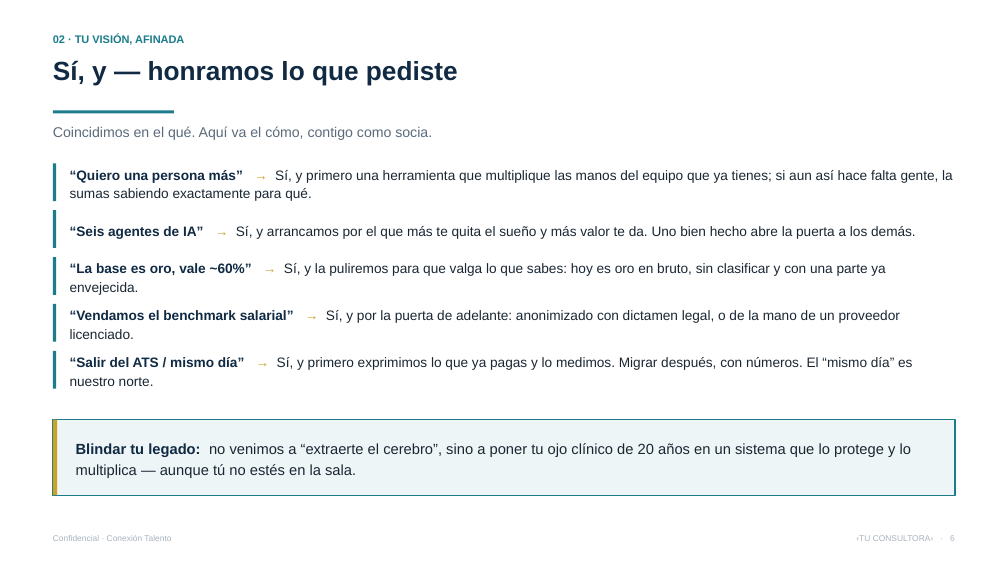
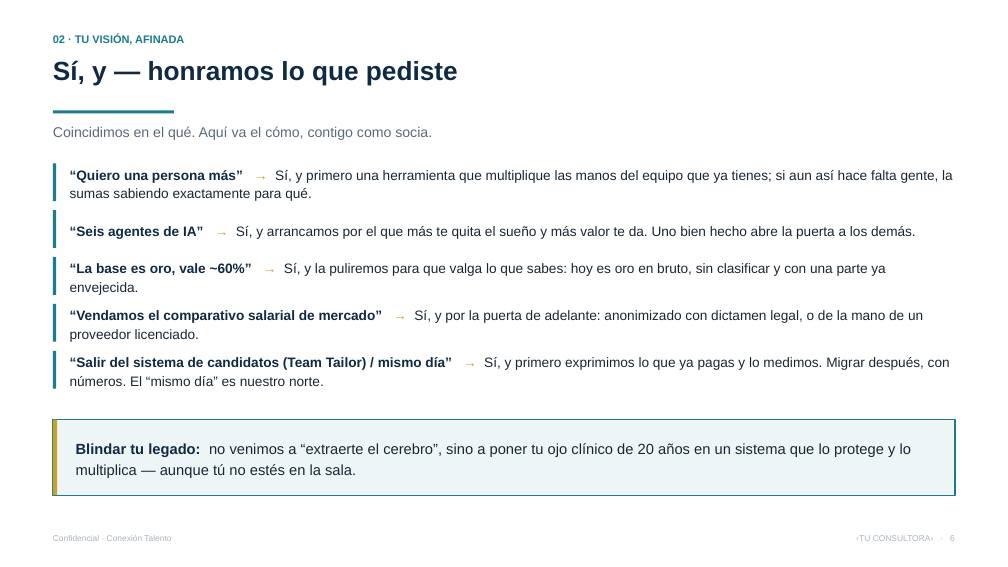
Before and after one commit to vverlaine/conexion-talento-ia, a slide deck: slide 6 of 04-propuesta/Presentacion-Conexion-Talento.pptx. Drawn at 1008x567 pixels with LibreOffice and Linux fonts; fonts in the diff are those of the drawing. Boxes give left, top, right and bottom in pixels: in the first picture for what was removed or moved away, otherwise in the second. Text is boxed around its words. In the diff, an @@ line names an element or a change of style, - is before the commit and + after.

```diff
--- a/04-propuesta/Presentacion-Conexion-Talento.pptx
+++ b/04-propuesta/Presentacion-Conexion-Talento.pptx
@@ text at [70, 310, 923, 342]: text changed @@
-“Vendamos el benchmark salarial” → Sí, y por la puerta de adelante: anonimizado con dictamen legal, o de la mano de un proveedor licenciado.
+“Vendamos el comparativo salarial de mercado” → Sí, y por la puerta de adelante: anonimizado con dictamen legal, o de la mano de un proveedor licenciado.
@@ text at [70, 357, 950, 386]: text changed @@
-“Salir del ATS / mismo día” → Sí, y primero exprimimos lo que ya pagas y lo medimos. Migrar después, con números. El “mismo día” es nuestro norte.
+“Salir del sistema de candidatos (Team Tailor) / mismo día” → Sí, y primero exprimimos lo que ya pagas y lo medimos. Migrar después, con números. El “mismo día” es nuestro norte.
```
Also in this commit, not shown: 13 other slides changed, 19 other files.
